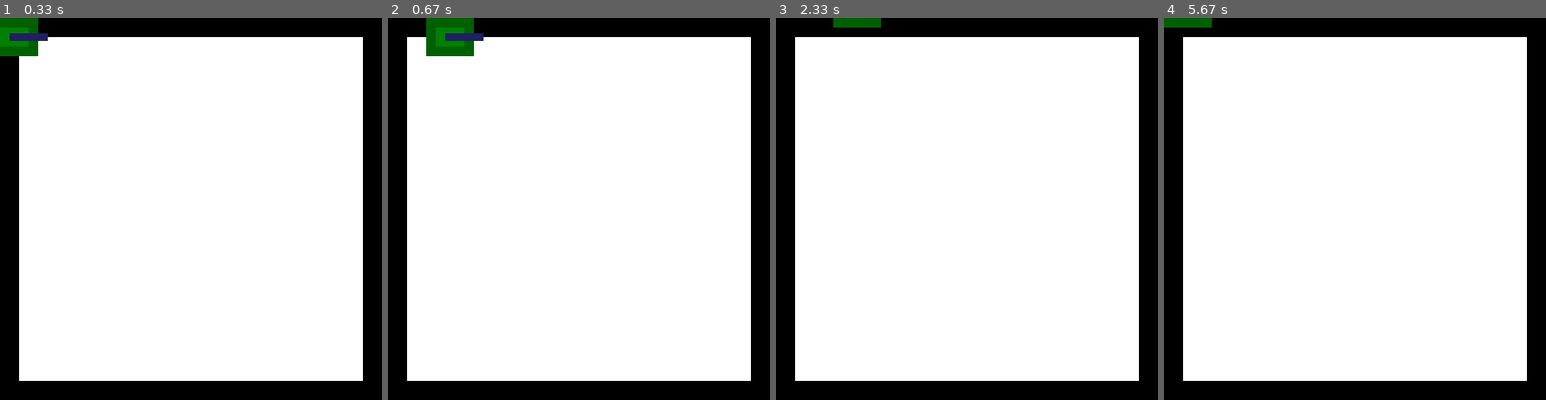
Above: before the commit, frames 1-4 (left to right).
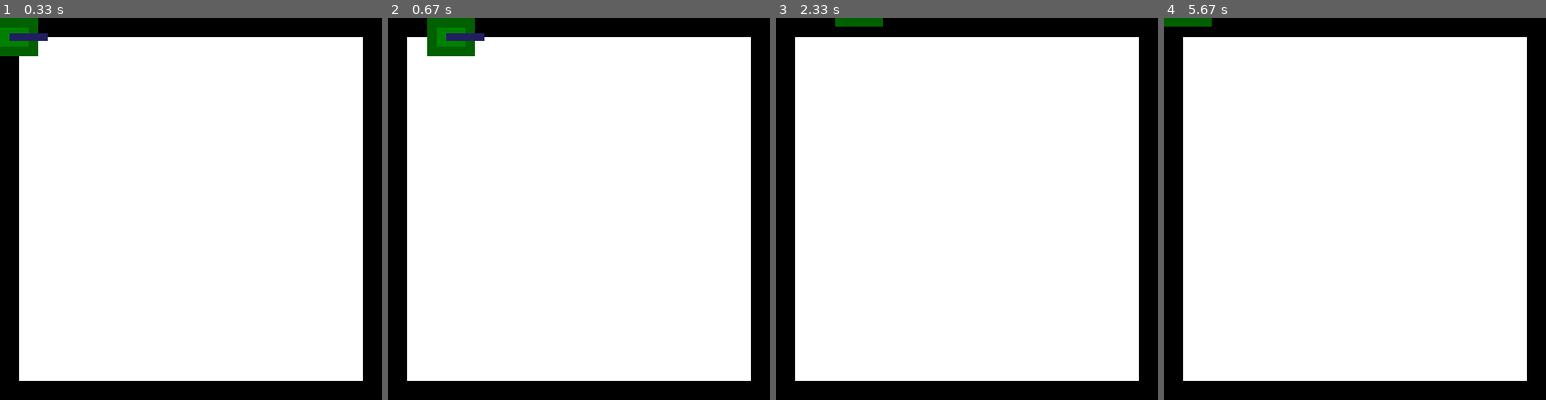
Above: after the commit, the same moments.

Repository: will-hd/Tank-Trouble
Game: pygame game, started from run.py
Same seed, same stepped clock (60 frames per second), same inputs: the game is played once before the commit and once after it.
Inputs:
- Up to frame 1 (0.33 s): no input
- Up to frame 2 (0.67 s): hold Right from 0.33 s (still down)
- Up to frame 3 (2.33 s): release Right at 0.8 s; hold Up 0.83-1.13 s; hold Down from 2.23 s (still down)
- Up to frame 4 (5.67 s): release Down at 2.53 s; hold Left 2.57-2.97 s; hold Up 3-3.37 s; hold Down 4.07-4.43 s; hold Left 4.47-4.93 s; hold Right 4.97-5.43 s; hold Up from 5.47 s (still down)

Frame 1 is identical in both runs. In frame 2, less than 0.1% of the frame differs, in the area x 10-26%, y 0-10%; in frame 3, less than 0.1%; in frame 4, less than 0.1%.

Commit message:
feat: using pygame.Vector2, bouncing bullets

Diff:
--- a/bullets.py
+++ b/bullets.py
@@ -1,22 +1,40 @@
 import pygame
 import constants
 
+
 class Bullet(pygame.sprite.Sprite):
-    def __init__(self, pos_x: float, pos_y: float, bullet_group) -> None:
+    def __init__(self,
+                position,
+                bullet_group,
+                wall_group,
+                direction) -> None:
         super().__init__(bullet_group)
 
+        # Surface, image, rect
         self.image = pygame.Surface([8, 8])
         self.image.fill((0, 0, 0))
         self.image.set_colorkey((0, 0, 0))
         pygame.draw.circle(self.image, constants.BULLET_COLOR, (4, 4), radius=4)
         # self.image = pygame.image.load("bullet.png")
 
-        self.rect = self.image.get_rect(center = (int(pos_x), int(pos_y)))
+        self.position = position.copy()
+        self.rect = self.image.get_rect(center=self.position)
 
         self.bullet_speed = 8
+        self.direction = direction
+
+        self.walls = wall_group
 
     def update(self):
-        self.rect.x += self.bullet_speed
+        """
+        Move the bullet
+        """
+        if pygame.sprite.spritecollide(self, self.walls, False, False):
+            self.direction *= -1
+            self.position += self.direction * self.bullet_speed
+        else:
+            self.position += self.direction * self.bullet_speed
+        self.rect.center = self.position
 
         if self.rect.x >= constants.DISPLAY_WIDTH-10:
             self.kill()
--- a/run.py
+++ b/run.py
@@ -25,7 +25,7 @@
 
         self.new_map()
 
-        self.tank = Tank(self.tank_group)
+        self.tank = Tank(self.tank_group, self.wall_group)
 
 
     def run(self):
--- a/tank.py
+++ b/tank.py
@@ -2,8 +2,10 @@
 import numpy as np
 from bullets import Bullet
 
+vector = pygame.math.Vector2
+
 class Tank(pygame.sprite.Sprite):
-    def __init__(self, tank_group) -> None:
+    def __init__(self, tank_group, wall_group) -> None:
         super().__init__(tank_group)
 
         self.image = pygame.Surface([60, 40], pygame.SRCALPHA)
@@ -11,13 +13,12 @@
         pygame.draw.rect(self.image, (0, 128, 0), (10, 10, 30, 20))
         pygame.draw.rect(self.image, (32, 32, 96), (20, 16, 40, 8))
 
-
-        self.pos_x, self.pos_y = 20, 20
+        self.position = vector(20, 20)
         self.rect = self.image.get_rect()
 
-        self.dx, self.dy = 0, 0
+        self.dpos = vector(0, 0)
 
-        self.tank_speed = 5
+        self.tank_speed = 5.11
 
         self.shoot_frequency: int = 300 #/milliseconds
         self.bullet_ready: bool = True
@@ -25,24 +26,20 @@
         self.last_time = pygame.time.get_ticks()
 
         self.bullet_group = pygame.sprite.Group() # Bullet group for each tank
+        self.wall_group = wall_group
 
     def control(self, dx, dy):
-        self.dx += dx
-        self.dy += dy
+        self.dpos += vector(dx, dy)
 
     def update(self):
         """
         Update tank's position
         """
-        # Update with floating point accuracy
-        self.pos_x += self.dx
-        self.pos_y += self.dy
+        self.position += self.dpos #floating point
+        self.rect.center = self.position # integer
+        print(self.position, self.rect.center)
 
-        # Convert to integer for pygame to use
-        self.rect.centerx = int(self.pos_x)
-        self.rect.centery = int(self.pos_y)
-
-        (self.dx, self.dy) = (0, 0) # Reset back to zero for next frame
+        self.dpos = vector(0, 0) # Reset back to zero for next frame
 
     def can_shoot(self) -> bool:
         """
@@ -58,6 +55,5 @@
         else:
             return False
 
-
     def create_bullet(self):
-        Bullet(self.pos_x, self.pos_y, self.bullet_group)
+        Bullet(self.position, self.bullet_group, self.wall_group, direction=vector(1,0))
